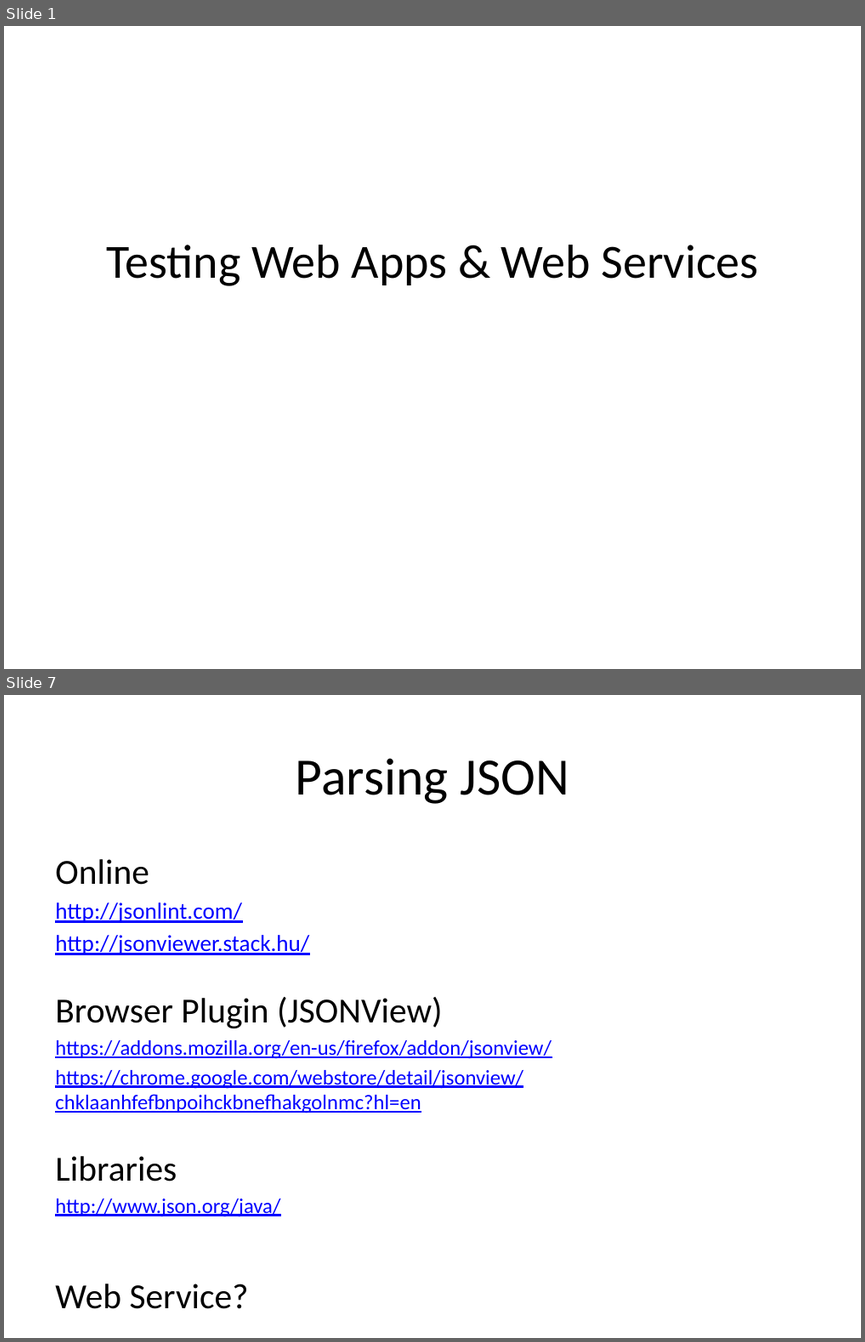
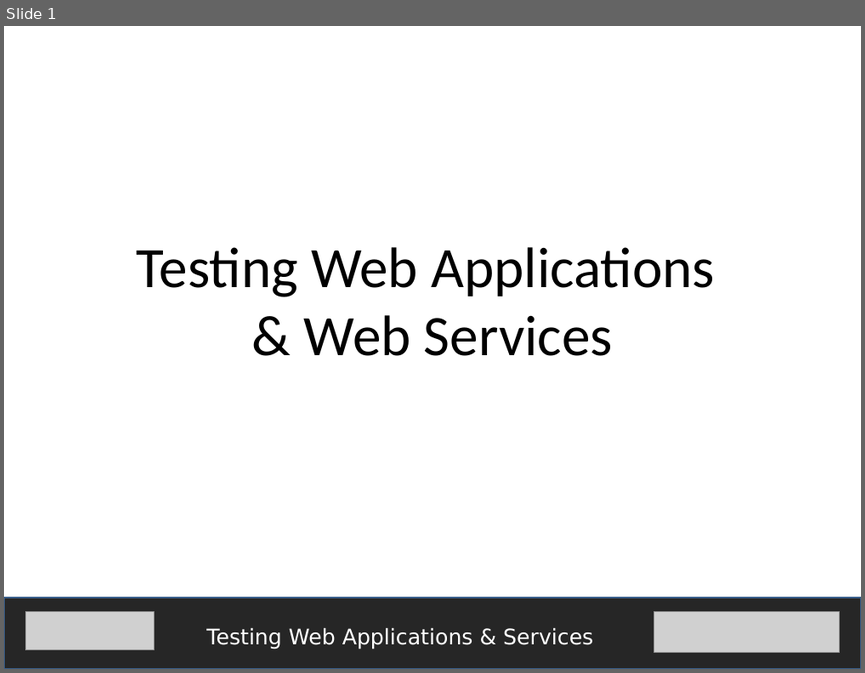
Before and after one commit to fijiaaron/testing-web-apps-and-services, a slide deck: presentations/Introduction.pptx. Shown one above the other, each under a label of ours: slides 1 and 7 before the commit, slide 1 after it; the slides between them are not shown. The pictures are 865x1342 and 865x673 pixels, drawn with LibreOffice and Linux fonts; fonts in the diff are those of the drawing; grey boxes stand for pictures. Boxes give left, top, right and bottom in pixels: in the first picture for what was removed or moved away, otherwise in the second. Text is boxed around its words. In the diff, an @@ line names an element or a change of style, - is before the commit and + after.

Commit message:
First presentation (introduction) is done except for minor edits, formatting, and pictures(?) but document still needs some work.

```diff
--- a/presentations/Introduction.pptx
+++ b/presentations/Introduction.pptx
@@ slide 7 removed at [4, 695, 861, 1338], background #FFFFFF @@
@@ title removed at [296, 758, 569, 804] @@
-Parsing JSON
@@ text removed at [55, 859, 551, 1217] @@
-Online
-http://jsonlint.com/
-http://jsonviewer.stack.hu/
-Browser Plugin (JSONView)
-https://addons.mozilla.org/en-us/firefox/addon/jsonview/
-https://chrome.google.com/webstore/detail/jsonview/chklaanhfefbnpoihckbnefhakgolnmc?hl=en
-Libraries
-http://www.json.org/java/
-Web Service?
@@ slide 1 changed as well @@
@@ text "Testing Web Applications" at [137, 247, 715, 356]: vertical alignment middle to top @@
@@ text at [137, 247, 715, 356]: text changed; size 40 to 48 pt @@
-Testing Web Apps & Web Services
+Testing Web Applications
+& Web Services
@@ rectangle added at [4, 597, 861, 669], fill #262626, outline #3A5F8C 2 pt @@
@@ picture added at [25, 611, 154, 650] @@
@@ picture added at [653, 611, 840, 652] @@
@@ text added at [206, 628, 593, 649], 18 pt, text #FFFFFF @@
+Testing Web Applications & Services
```
Also in this commit, not shown: 17 slides added, 12 other slides removed, 1 other file.
